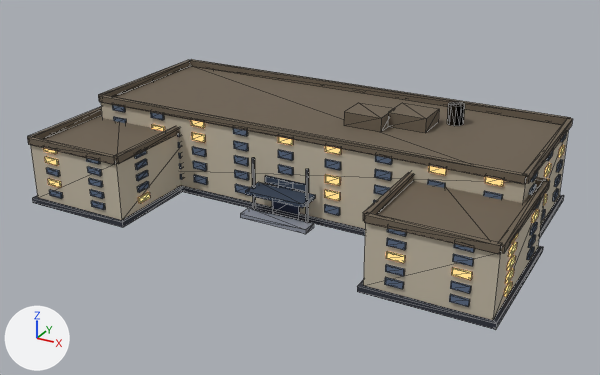
What one commit did to the glTF model models/hostel-high.glb.
Both versions are drawn from a camera (50 mm lens) standing at (81.1, -159.4, 78.0) and looking at (1.2, -14.0, 5.3). Every picture has the same lights, and +X, +Y and +Z are marked at lower left. The older version comes first. Mesh edges are drawn as thin lines. Vertices at exactly the same position are counted once.
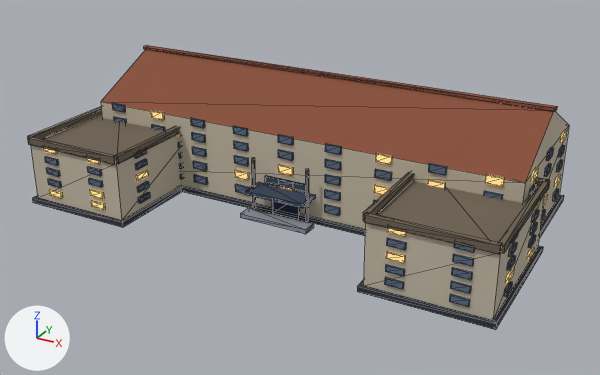
The edits, one by one:
me_mesh_0 is used by ob_mesh_0; location (0.0, 0.0, 0.0).
Verts and faces of me_mesh_0; kept vertices keep their numbers, new ones are numbered from 1839.
Before the commit, vertices of me_mesh_0: 8 (-50.0, 18.0, 18.0), 9 (-50.0, -18.0, 18.0) at pixel (100, 101), 10 (50.0, -18.0, 18.0) at pixel (525, 183), 11 (50.0, 18.0, 18.0).
me_mesh_0 had 1839 vertices, 2754 faces and spanned x -52.8..52.8, y -39.8..18.8, z 0.0..22.4.
me_mesh_0 now has 1780 vertices, 2670 faces and spans x -52.8..52.8, y -39.8..18.8, z 0.0..27.3.
me_mesh_0 part 1: a new loose piece, a box spanning x -50.3..50.3, y -0.7..0.7, z 26.59..27.29, in mat_matte.
me_mesh_0 part 2: 7 loose pieces with 69 vertices, spanning x -50.5..50.5, y -18.5..18.5, z 18.0..22.4, are deleted.
Part 3, on me_mesh_0:
New vertex 1839 is at (50.0, 0.0, 26.6), pixel (554, 110).
New vertex 1840 is at (-50.0, 0.0, 26.6).
New faces: (9, 10, 1839), (9, 1839, 1840), (8, 1840, 11), (11, 1840, 1839), (8, 9, 1840), (10, 11, 1839) (mat_matte).
me_mesh_0 part 4: 552 faces spanning x -52.5..52.5, y -39.5..18.5, z 2.8..18.3 switch from mat_matte to mat_glow.
me_mesh_0 part 5: 624 faces spanning x -52.5..52.5, y -39.5..18.5, z 2.8..18.3 switch from mat_glow to mat_matte.

Pixel boxes (x1, y1, x2, y2) of what changed, in the pictures (600 x 375 px):
'Mesh_0', reshaped
    before: (27, 59, 573, 330)
    after: (27, 45, 569, 330)
part 1 of me_mesh_0, added
    after: (143, 45, 557, 112)
part 2 of me_mesh_0, deleted (brown)
    before: (98, 59, 573, 184)
part 3 of me_mesh_0, added (brown)
    after: (101, 50, 569, 183)
part 4 of me_mesh_0, recoloured
    both: (49, 112, 567, 260)
part 5 of me_mesh_0, recoloured
    both: (45, 120, 565, 297)
